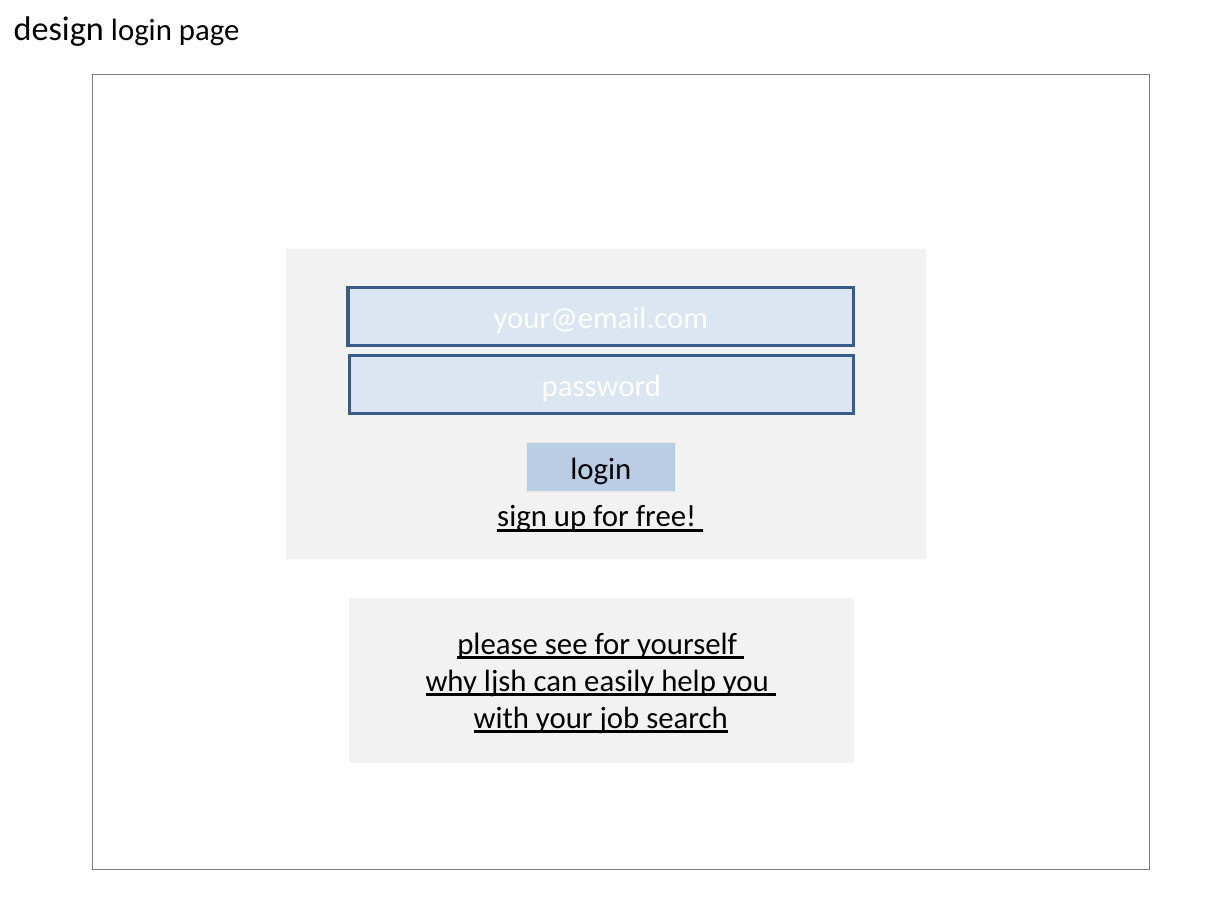
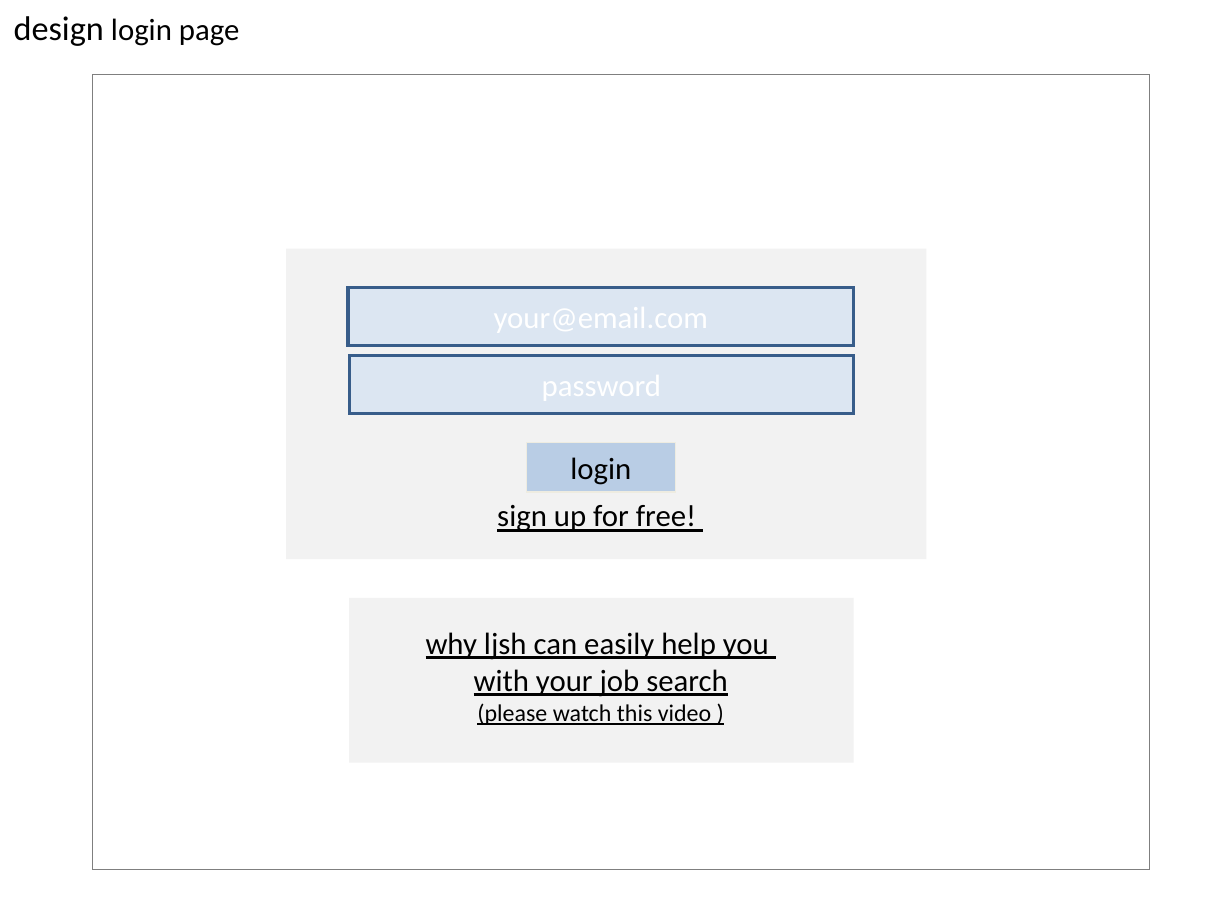
Before and after one commit to githubnorm/privat, a slide deck: slide 2 of ljsh/_docs/p1.ppt. Drawn at 1232x924 pixels with LibreOffice and Linux fonts; fonts in the diff are those of the drawing. Boxes give left, top, right and bottom in pixels: in the first picture for what was removed or moved away, otherwise in the second. Text is boxed around its words. In the diff, an @@ line names an element or a change of style, - is before the commit and + after.

```diff
--- a/ljsh/_docs/p1.ppt
+++ b/ljsh/_docs/p1.ppt
@@ text at [457, 632, 737, 659]: paragraph removed @@
-please see for yourself
@@ text at [477, 703, 711, 725]: paragraph added @@
+(please watch this video )
```
Also in this commit, not shown: 1 other slide changed, 10 other files.
